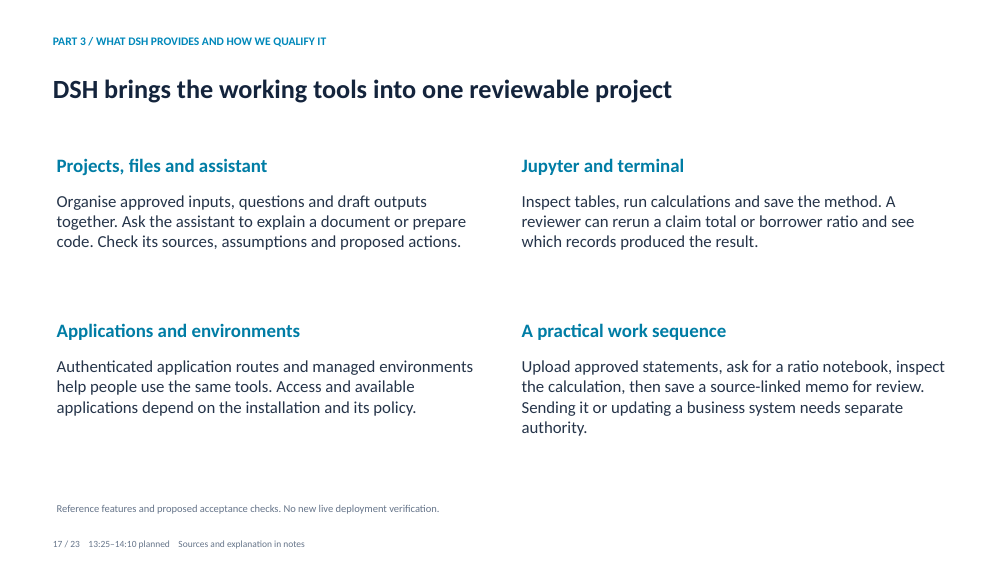
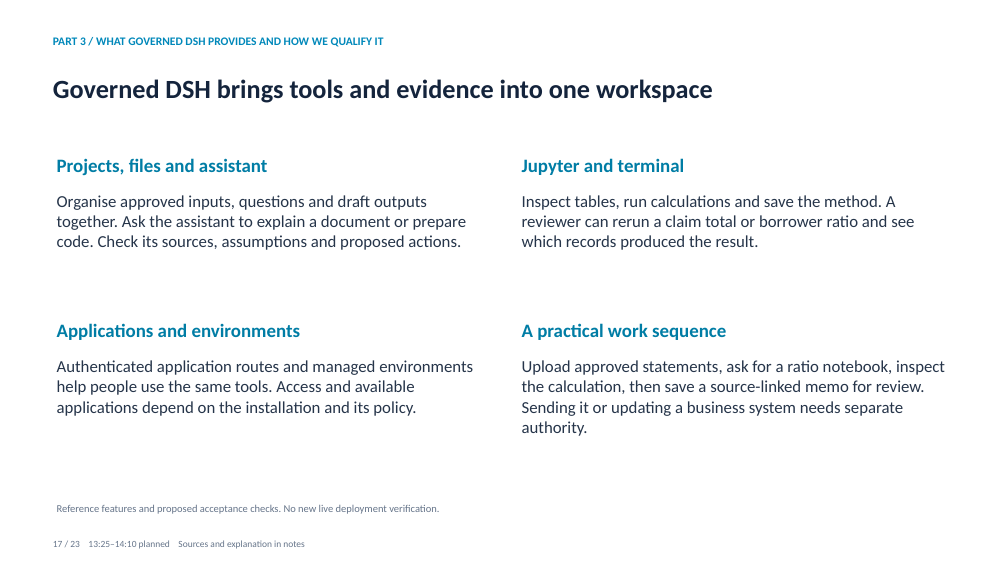
Before and after one commit to skunpoj/dsh_setup, a slide deck: slide 17 of docs/presentations/guarding-the-value-stream/Guarding_the_Value_Stream.pptx. Drawn at 1008x567 pixels with LibreOffice and Linux fonts; fonts in the diff are those of the drawing. Boxes give left, top, right and bottom in pixels: in the first picture for what was removed or moved away, otherwise in the second. Text is boxed around its words. In the diff, an @@ line names an element or a change of style, - is before the commit and + after.

```diff
--- a/docs/presentations/guarding-the-value-stream/Guarding_the_Value_Stream.pptx
+++ b/docs/presentations/guarding-the-value-stream/Guarding_the_Value_Stream.pptx
@@ text at <box>53,37,384,47</box>: text changed @@
-PART 3 / WHAT DSH PROVIDES AND HOW WE QUALIFY IT
+PART 3 / WHAT GOVERNED DSH PROVIDES AND HOW WE QUALIFY IT
@@ text at <box>53,79,713,103</box>: text changed @@
-DSH brings the working tools into one reviewable project
+Governed DSH brings tools and evidence into one workspace
```
Also in this commit, not shown: 5 other slides changed, 2 other files.
